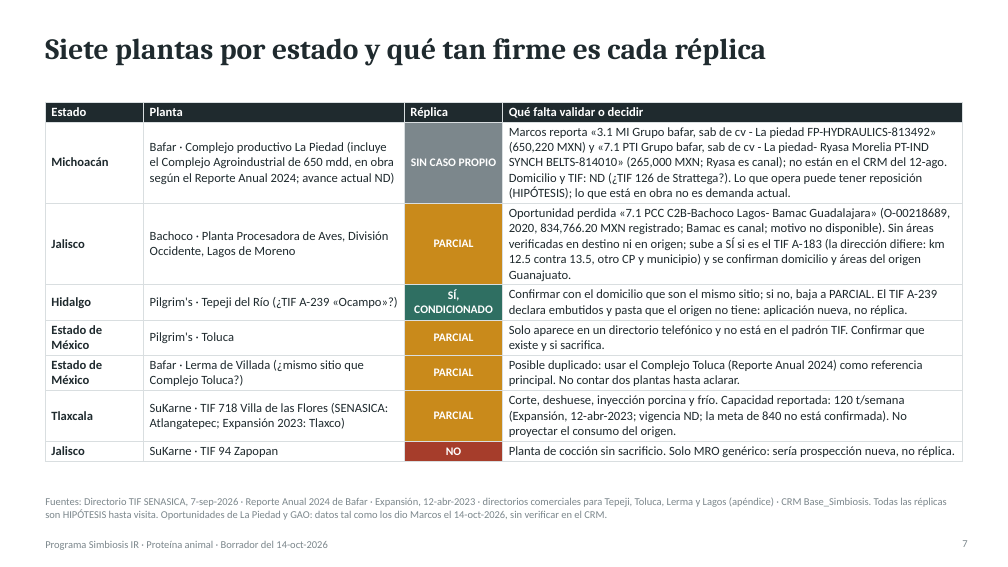
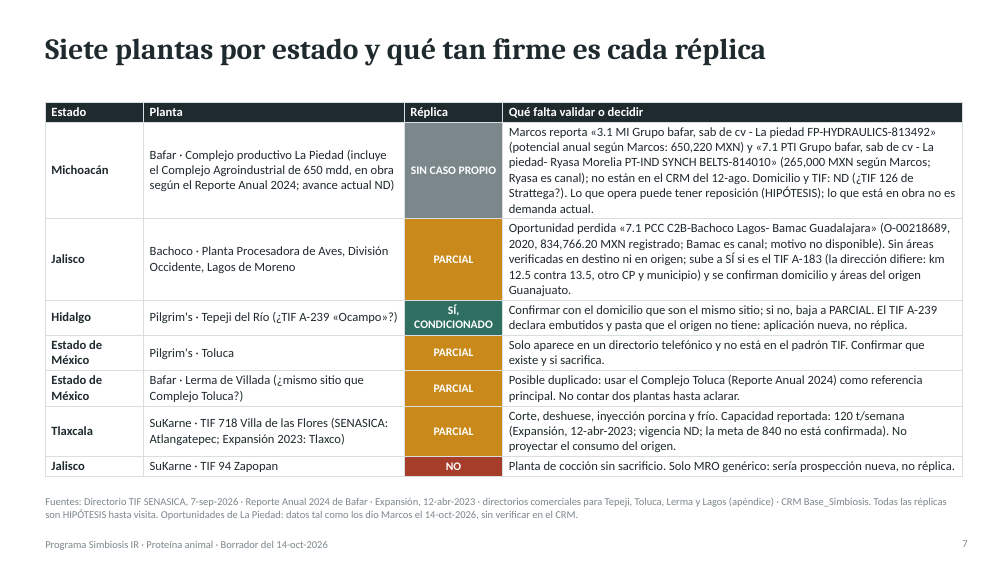
Before and after one commit to Marckqalex/Simbiosis-IR, a slide deck: slide 7 of entregables/Simbiosis_IR_Proteina_Animal_Entregable1.pptx. Drawn at 1008x567 pixels with LibreOffice and Linux fonts; fonts in the diff are those of the drawing. Boxes give left, top, right and bottom in pixels: in the first picture for what was removed or moved away, otherwise in the second. Text is boxed around its words. In the diff, an @@ line names an element or a change of style, - is before the commit and + after.

```diff
--- a/entregables/Simbiosis_IR_Proteina_Animal_Entregable1.pptx
+++ b/entregables/Simbiosis_IR_Proteina_Animal_Entregable1.pptx
@@ table at box(45, 102, 963, 476) @@
-row 2, column 4: Marcos reporta «3.1 MI Grupo bafar, sab de cv - La piedad FP-HYDRAULICS-813492» (650,220 MXN) y «7.1 PTI Grupo bafar, sab de cv - La piedad- Ryasa Morelia PT-IND SYNCH BELTS-814010» (265,000 MXN; Ryasa es canal); no están en el CRM del 12-ago. Domicilio y TIF: ND (¿TIF 126 de Strattega?). Lo que opera puede tener reposición (HIPÓTESIS); lo que está en obra no es demanda actual.
+row 2, column 4: Marcos reporta «3.1 MI Grupo bafar, sab de cv - La piedad FP-HYDRAULICS-813492» (potencial anual según Marcos: 650,220 MXN) y «7.1 PTI Grupo bafar, sab de cv - La piedad- Ryasa Morelia PT-IND SYNCH BELTS-814010» (265,000 MXN según Marcos; Ryasa es canal); no están en el CRM del 12-ago. Domicilio y TIF: ND (¿TIF 126 de Strattega?). Lo que opera puede tener reposición (HIPÓTESIS); lo que está en obra no es demanda actual.
@@ text at box(45, 497, 946, 520): text changed @@
-Fuentes: Directorio TIF SENASICA, 7-sep-2026 · Reporte Anual 2024 de Bafar · Expansión, 12-abr-2023 · directorios comerciales para Tepeji, Toluca, Lerma y Lagos (apéndice) · CRM Base_Simbiosis. Todas las réplicas son HIPÓTESIS hasta visita. Oportunidades de La Piedad y GAO: datos tal como los dio Marcos el 14-oct-2026, sin verificar en el CRM.
+Fuentes: Directorio TIF SENASICA, 7-sep-2026 · Reporte Anual 2024 de Bafar · Expansión, 12-abr-2023 · directorios comerciales para Tepeji, Toluca, Lerma y Lagos (apéndice) · CRM Base_Simbiosis. Todas las réplicas son HIPÓTESIS hasta visita. Oportunidades de La Piedad: datos tal como los dio Marcos el 14-oct-2026, sin verificar en el CRM.
```
Also in this commit, not shown: 4 other slides changed, 2 other files.
